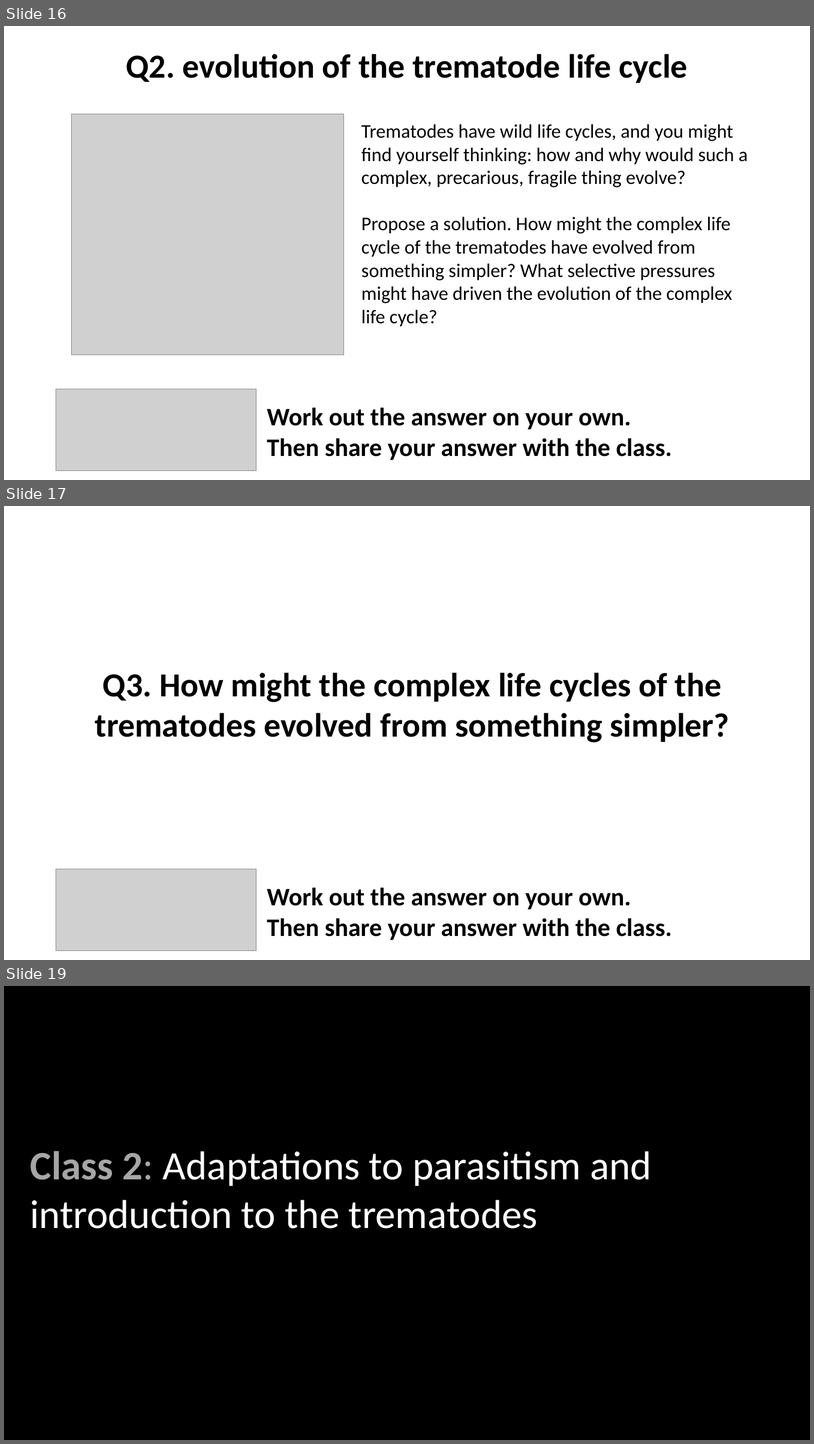
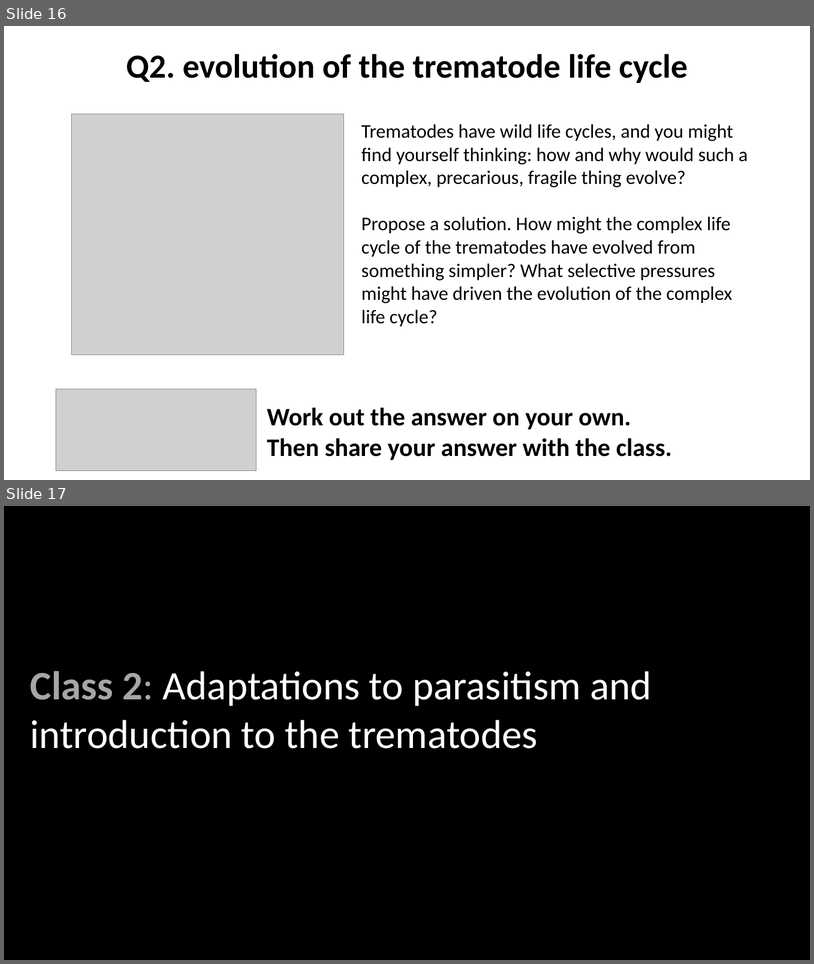
Before and after one commit to wood-lab/fish_406, a slide deck: docs/lectures/in-class_activities/class_2.pptx. Shown one above the other, each under a label of ours: slides 16, 17 and 19 before the commit, slides 16 and 17 after it; the slides between them are not shown. The pictures are 814x1444 and 814x964 pixels, drawn with LibreOffice and Linux fonts; fonts in the diff are those of the drawing; grey boxes stand for pictures. Boxes give left, top, right and bottom in pixels: in the first picture for what was removed or moved away, otherwise in the second. Text is boxed around its words. In the diff, an @@ line names an element or a change of style, - is before the commit and + after.

Commit message:
prep for class 3

```diff
--- a/docs/lectures/in-class_activities/class_2.pptx
+++ b/docs/lectures/in-class_activities/class_2.pptx
@@ slide 17 removed at (4, 506, 810, 960), background #FFFFFF @@
@@ text removed at (95, 672, 729, 742) @@
-Q3. How might the complex life cycles of the trematodes evolved from something simpler?
@@ picture removed at (56, 868, 256, 950) @@
@@ text removed at (267, 887, 672, 940) @@
-Work out the answer on your own.
-Then share your answer with the class.
@@ what was slide 19 is now slide 17 @@
```
Also in this commit, not shown: 1 other slide removed, 16 other files.
